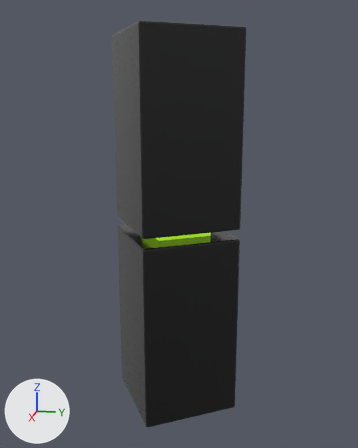
One commit to the glTF model works/020_tsugite/model.glb: the scene before it, then after it.
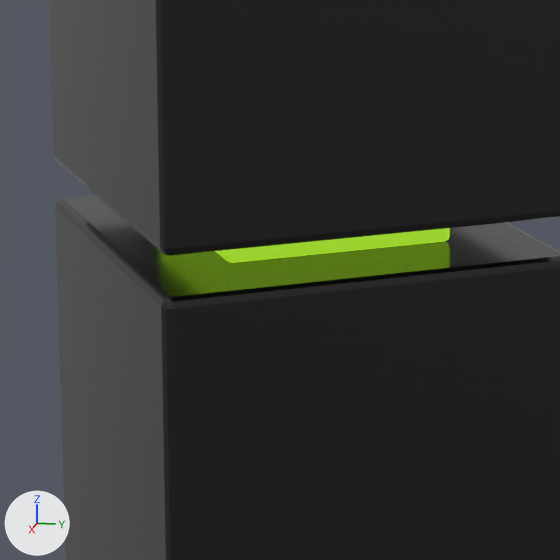
Each version is shown whole from a 50 mm lens placed at (2.353, 0.488, 2.208), pointed at (-0.008, 0.016, 1.617), then close up on the part from 29% to 66% of the width and 40% to 69% of the height. The axes (+X, +Y, +Z) are drawn at lower left. The lights are the same throughout. The older version's two pictures come first. Where no turn or scale is listed for an object, it has been applied to the vertices.

Names of what the first close-up shows: 'tsugite_lower', 'tsugite_tenon', 'tsugite_upper'.
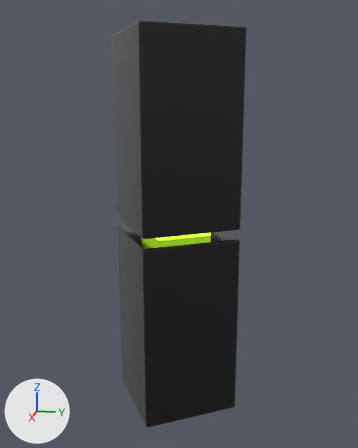
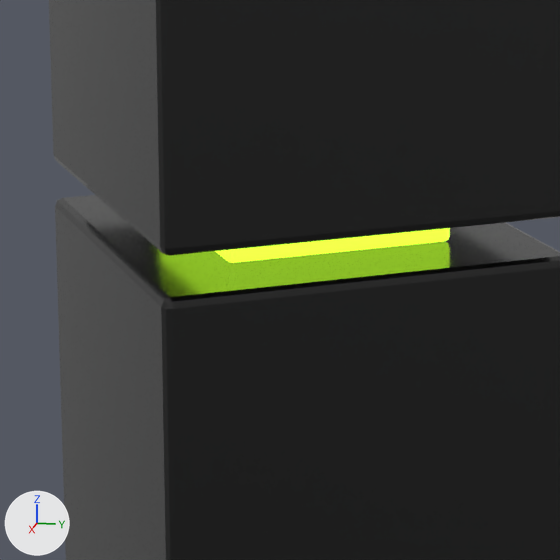
Pixel boxes [x1, y1, x2, y2] of what changed, in the close-ups (560 x 560 px):
```json
{"object": "tsugite_tenon", "change": "recoloured, surface changed", "before": [215, 228, 450, 263], "after": [215, 228, 450, 263], "on screen": "lighter"}
```

The change, as JSON lines over the scene's bpy script:
```json
{"op": "set", "path": "mat_tenon_lime.emission_color", "old": "(0.32, 0.634, 0.0232)", "new": "(0.505, 1.0, 0.0367)", "note": "green #99d02a -> green #bcff36"}
{"op": "set", "path": "mat_tenon_lime.emission_strength", "old": "1.0", "new": "1.789"}
```
